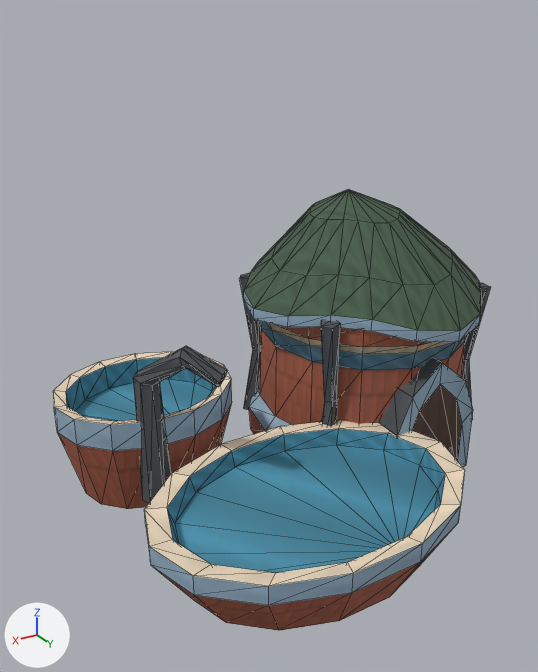
A saved change to the glTF model Assets/GodSim/Art/Models/Buildings/Elf/LearningHealth/bld_elf_bathhouse_industrial_v0.glb.
Before and after are seen from a 50 mm lens placed at (1.3, 1.95, 1.54), pointed at (0.12, -0.01, 0.56). The lights are fixed; the arrows at lower left show +X, +Y and +Z. The picture after the commit comes second. Mesh edges are drawn as thin lines. Vertices at exactly the same position are counted once.

The first picture shows 'LOD0'.
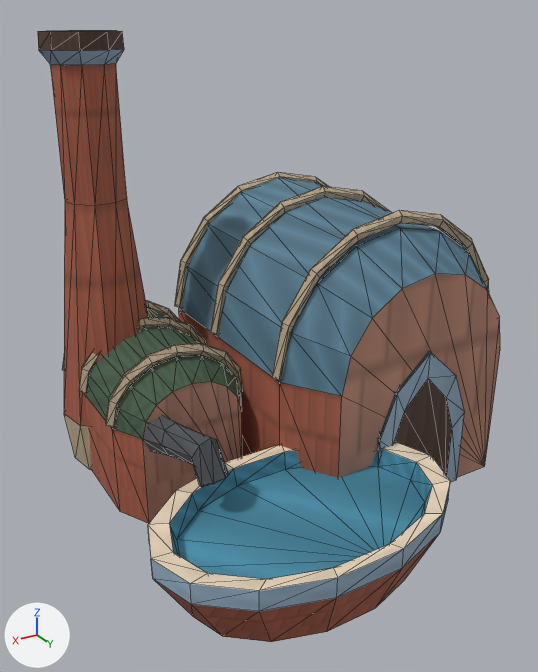
Patch to the scene script:
```diff
--- a/Assets/GodSim/Art/Models/Buildings/Elf/LearningHealth/bld_elf_bathhouse_industrial_v0.glb.py
+++ b/Assets/GodSim/Art/Models/Buildings/Elf/LearningHealth/bld_elf_bathhouse_industrial_v0.glb.py
@@ me_lod0 @@
 # used by ob_lod0; location = (0.0, 0.0, 0.0)
-me_lod0.from_pydata(...)  # 457 vertices, 808 faces; spans x -0.84..0.79, y -0.67..0.76, z 0.0..0.96
+me_lod0.from_pydata(...)  # 531 vertices, 974 faces; spans x -0.74..0.76, y -0.8..0.77, z 0.0..1.5
+# me_lod0 part 1: the loose piece of 21 vertices spanning x -0.55..-0.2, y 0.19..0.29, z 0.0..0.47 is scaled about its middle by (1.06, 1, 1.18), then moved by (0.11, 0.05, 0.04)
+# me_lod0 part 2: the loose piece of 70 vertices spanning x -0.29..0.74, y 0.04..0.76, z 0.0..0.24 is scaled about its middle by (0.925, 0.842, 1.04), then moved by (0.06, 0.06, 0.01)
+# me_lod0 part 3: the loose piece of 98 vertices spanning x -0.8..0.06, y -0.6..0.29, z 0.0..0.61 is rebuilt with 44 vertices and now spans x -0.72..0.19, y -0.8..0.33, z 0.0..0.95
+# me_lod0 part 4: the loose piece of 70 vertices spanning x 0.17..0.79, y -0.52..-0.01, z 0.0..0.36 is rebuilt with 44 vertices and now spans x 0.19..0.66, y -0.72..0.01, z 0.0..0.54
+# me_lod0 part 5: a new loose piece of 54 vertices spanning x 0.33..0.7, y -0.66..-0.31, z 0.0..1.5, in mat_godsim_buildings
+# me_lod0 part 6: a new loose piece of 45 vertices spanning x -0.74..0.21, y 0.13..0.17, z 0.49..0.97, in mat_godsim_buildings
+# me_lod0 part 7: a new loose piece of 45 vertices spanning x -0.74..0.21, y -0.3..-0.26, z 0.49..0.97, in mat_godsim_buildings
+# me_lod0 part 8: a new loose piece of 45 vertices spanning x -0.74..0.21, y -0.61..-0.57, z 0.49..0.97, in mat_godsim_buildings
+# me_lod0 part 9: a new loose piece of 45 vertices spanning x 0.17..0.68, y -0.13..-0.09, z 0.33..0.56, in mat_godsim_buildings
+# me_lod0 part 10: a new loose piece of 45 vertices spanning x 0.17..0.68, y -0.4..-0.36, z 0.33..0.56, in mat_godsim_buildings
+# me_lod0 part 11: a new loose piece of 45 vertices spanning x 0.17..0.68, y -0.6..-0.56, z 0.33..0.56, in mat_godsim_buildings
+# me_lod0 part 12: a new loose piece of 28 vertices spanning x 0.44..0.6, y -0.05..0.32, z 0.25..0.42, in mat_godsim_buildings
+# me_lod0 part 13: the loose piece of 15 vertices spanning x -0.76..-0.67, y 0.06..0.13, z 0.05..0.62 is deleted
+# me_lod0 part 14: the loose piece of 15 vertices spanning x -0.08..0.0, y -0.47..-0.39, z 0.04..0.63 is deleted
+# me_lod0 part 15: the loose piece of 15 vertices spanning x -0.08..0.01, y 0.07..0.15, z 0.04..0.63 is deleted
+# me_lod0 part 16
+# 82 vertices are removed from x -0.84..0.1, y -0.67..0.36, z 0.57..0.96
+# 160 faces are deleted
+# me_lod0 part 17
+# 28 vertices are removed from x 0.37..0.6, y -0.09..0.19, z 0.07..0.64
+# 52 faces are deleted
+# other edits to the shape of me_lod0 do not show in these pictures
 me_lod0.materials.append(mat_godsim_buildings)
```

What differs and where, as boxes [x1, y1, x2, y2] in the pictures (538 x 672 px; the box of a moved part takes in the faces that stretch with it):
'LOD0', reshaped (38% taller): before [53, 189, 491, 631]; after [38, 30, 500, 642]
part 1 of me_lod0, moved or reshaped: before [379, 358, 473, 467]; after [377, 351, 464, 483]
part 2 of me_lod0, moved or reshaped: before [144, 420, 465, 631]; after [148, 443, 450, 642]
part 3 of me_lod0, rebuilt: before [249, 321, 467, 434]; after [179, 178, 500, 478]
part 4 of me_lod0, rebuilt: before [53, 352, 232, 509]; after [84, 309, 242, 524]
part 5 of me_lod0, added (brown): after [38, 30, 149, 470]
part 6 of me_lod0, added: after [272, 210, 489, 380]
part 7 of me_lod0, added: after [210, 186, 391, 334]
part 8 of me_lod0, added: after [174, 172, 329, 308]
part 9 of me_lod0, added (brown): after [105, 344, 242, 427]
part 10 of me_lod0, added: after [79, 318, 206, 393]
part 11 of me_lod0, added (mostly hidden): after [62, 301, 181, 371]
part 12 of me_lod0, added: after [143, 416, 229, 487]
part 13 of me_lod0, deleted: before [461, 283, 491, 420]
part 14 of me_lod0, deleted: before [240, 273, 261, 410]
part 15 of me_lod0, deleted: before [321, 320, 340, 426]
part 16 of me_lod0, deleted (green): before [244, 189, 481, 342]
part 17 of me_lod0, deleted: before [133, 346, 227, 504]
